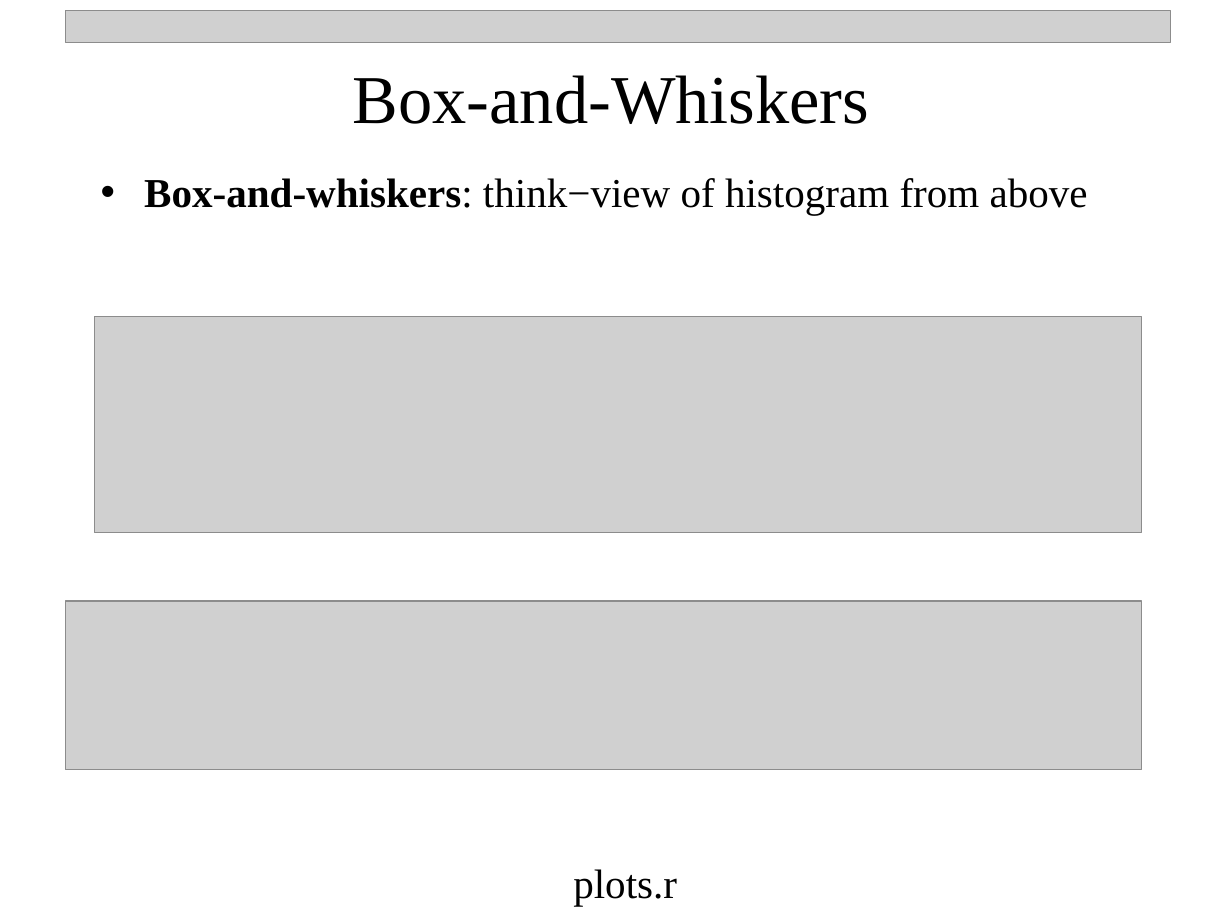
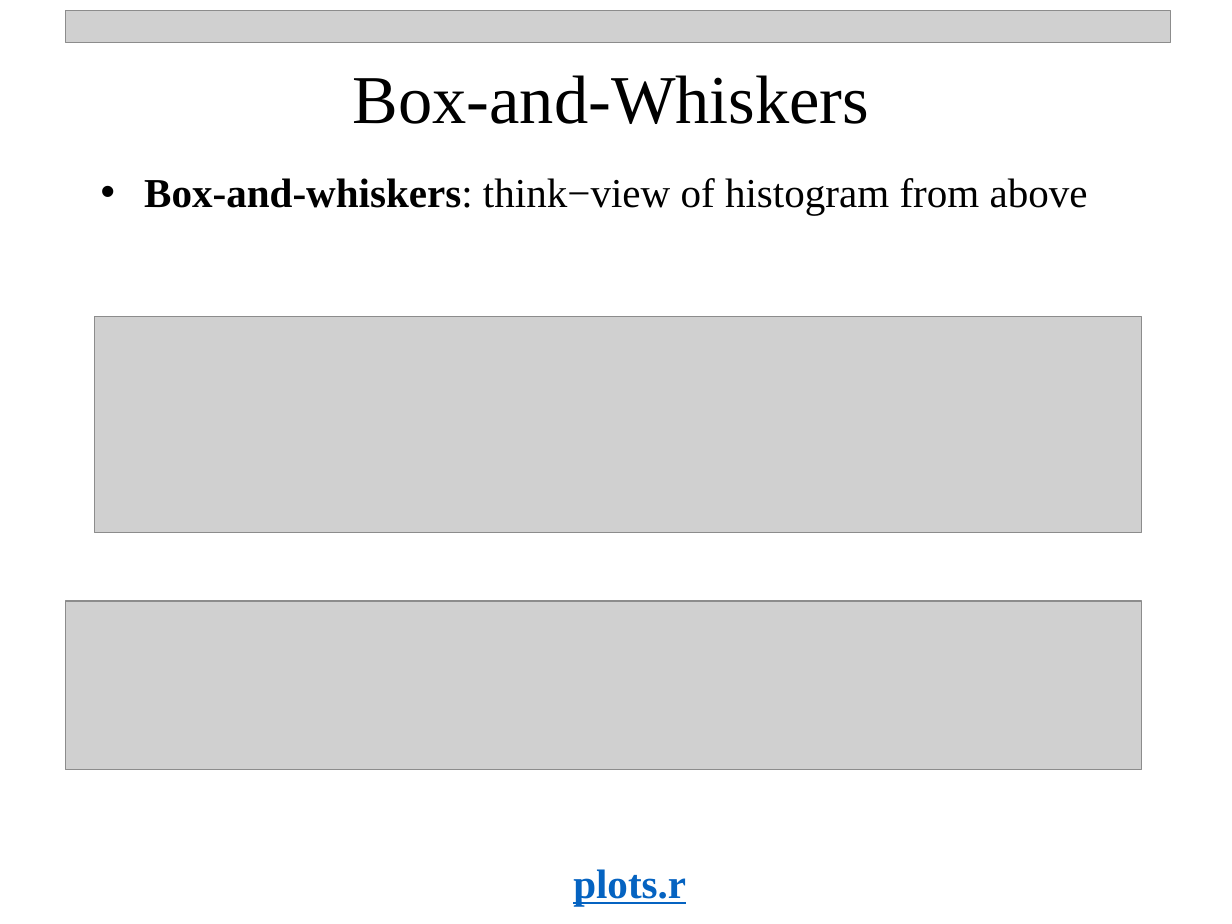
Before and after one commit to npetraco/bayescourse, a slide deck: slide 11 of Notes/2_essentials_review.pptx. Drawn at 1232x924 pixels with LibreOffice and Linux fonts; fonts in the diff are those of the drawing; grey boxes stand for pictures. Boxes give left, top, right and bottom in pixels: in the first picture for what was removed or moved away, otherwise in the second. Text is boxed around its words. In the diff, an @@ line names an element or a change of style, - is before the commit and + after.

```diff
--- a/Notes/2_essentials_review.pptx
+++ b/Notes/2_essentials_review.pptx
@@ text "plots.r" at <box>573,869,686,906</box>: text colour #000000 to #0563C1, bold on, underline on @@
```
Also in this commit, not shown: 3 other slides changed.
